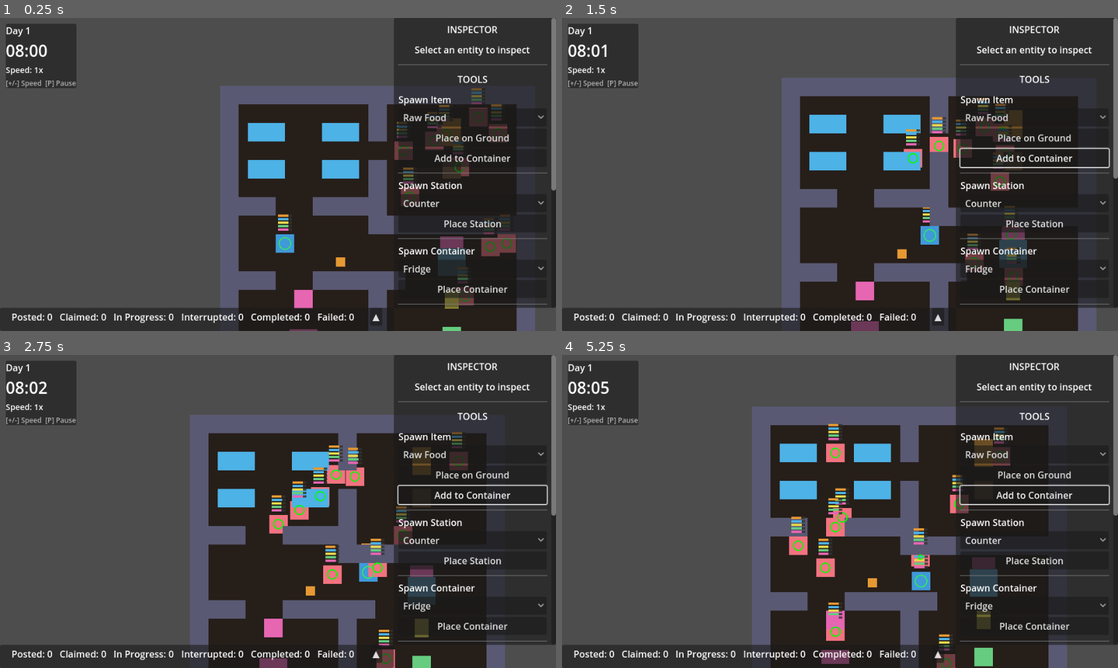
Above: before the commit, frames 1-4 (two rows, left to right).
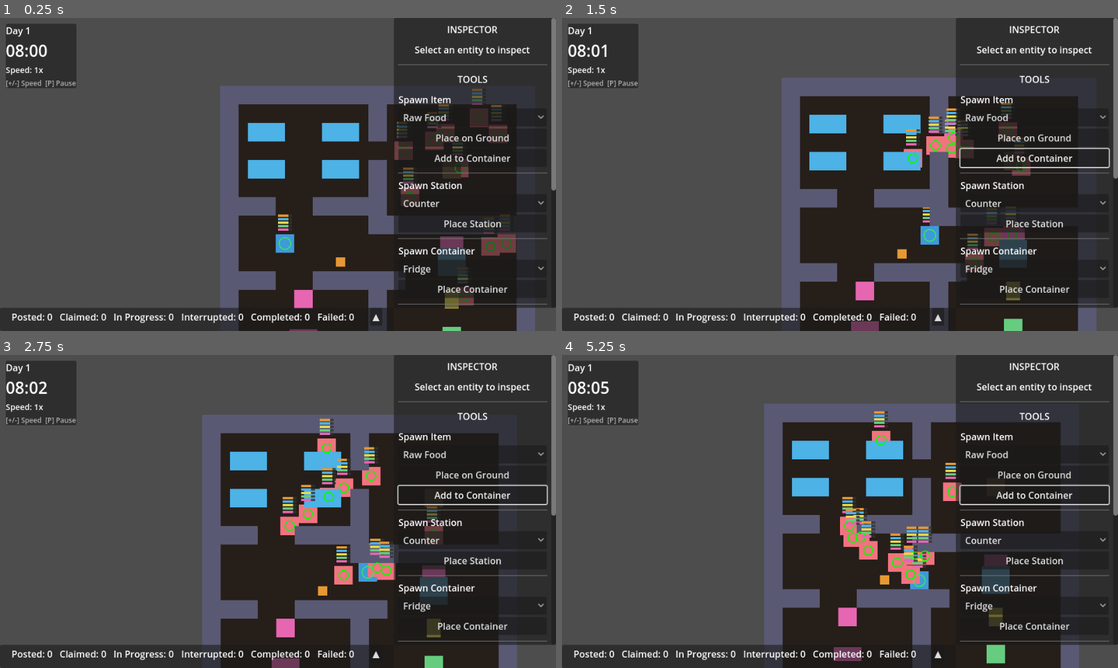
Above: after the commit, the same moments.

Repository: NikkiKoole/simgodot
Game: Godot game, scene res://scenes/main.tscn
Two runs of this game, one before a commit and one after it. Both use one fixed random seed, a clock stepped at 60 frames per second and the inputs below.
Inputs (mouse positions are in pixels of both pictures, inside the frame that each line leads up to):
- Up to frame 1 (0.25 s): no input
- Up to frame 2 (1.5 s): tap Enter at 0.5 s; move the mouse to (962, 158) at 0.52 s; hold D (move_right) 0.53-1.25 s; tap E (interact) at 0.6 s; click (962, 158) at 0.67 s; tap A (move_left) at 1.25 s; drag from (728, 190) to (828, 124) at 1.27 s
- Up to frame 3 (2.75 s): tap A (move_left) at 2 s; move the mouse to (333, 442) at 2.02 s; hold D (move_right) from 2.03 s (still down); tap E (interact) at 2.1 s
- Up to frame 4 (5.25 s): release D (move_right) at 2.75 s; tap A (move_left) at 2.75, 3.5 s; drag from (812, 574) to (873, 461) at 2.77 s; move the mouse to (1006, 558) at 3.52 s; hold A (move_left) 3.53-4.25 s; tap E (interact) at 3.6, 5.1 s; drag from (673, 464) to (795, 498) at 4.27 s; move the mouse to (867, 511) at 5.02 s; hold S (move_down) from 5.03 s (still down); click (867, 511) at 5.17 s

The runs differ from the first frame. In frame 1, 0.4% of the frame differs, in the area x 78-92%, y 22-77%; in frame 2, 1.9%; in frame 3, 12%; in frame 4, 15%, in the area x 34-93%, y 15-100%.

Commit message:
refactor: Remove old fridge InteractableObject
The old fridge directly fulfilled hunger, bypassing the job system.
NPCs now need to use the job system with spawned containers and stations
to satisfy hunger via cooking.

Diff:
--- a/scripts/level.gd
+++ b/scripts/level.gd
@@ -11,7 +11,7 @@
 
 var npc_scene: PackedScene = preload("res://scenes/npc.tscn")
 var bed_scene: PackedScene = preload("res://scenes/objects/bed.tscn")
-var fridge_scene: PackedScene = preload("res://scenes/objects/fridge.tscn")
+# Fridge removed - use container spawning via DebugCommands instead
 var toilet_scene: PackedScene = preload("res://scenes/objects/toilet.tscn")
 var shower_scene: PackedScene = preload("res://scenes/objects/shower.tscn")
 var tv_scene: PackedScene = preload("res://scenes/objects/tv.tscn")
@@ -22,12 +22,13 @@
 var station_scene: PackedScene = preload("res://scenes/objects/station.tscn")
 
 # ASCII map of the world - '#' = wall, ' ' = floor, 'P' = player start
-# Object markers: B=bed, F=fridge, T=toilet, S=shower, V=tv, C=computer, K=bookshelf
+# Object markers: B=bed, T=toilet, S=shower, V=tv, C=computer, K=bookshelf
 # New objects: O=container, i=item, W=station (workstation)
+# Note: Fridge (F) removed - use container spawning via DebugCommands for job system testing
 const WORLD_MAP := """
 #################
 #       #       #
-# B   B #   F   #
+# B   B #       #
 #               #
 # B   B #   O   #
 #       #       #
@@ -114,8 +115,9 @@
 					walkable_positions.append(pos)
 					# Don't add to wander_positions - NPCs shouldn't idle on objects
 				"F":
-					_spawn_object(fridge_scene, pos)
-					walkable_positions.append(pos)
+					# Fridge removed - now just floor space
+					walkable_positions.append(pos)
+					wander_positions.append(pos)
 				"T":
 					_spawn_object(toilet_scene, pos)
 					walkable_positions.append(pos)
